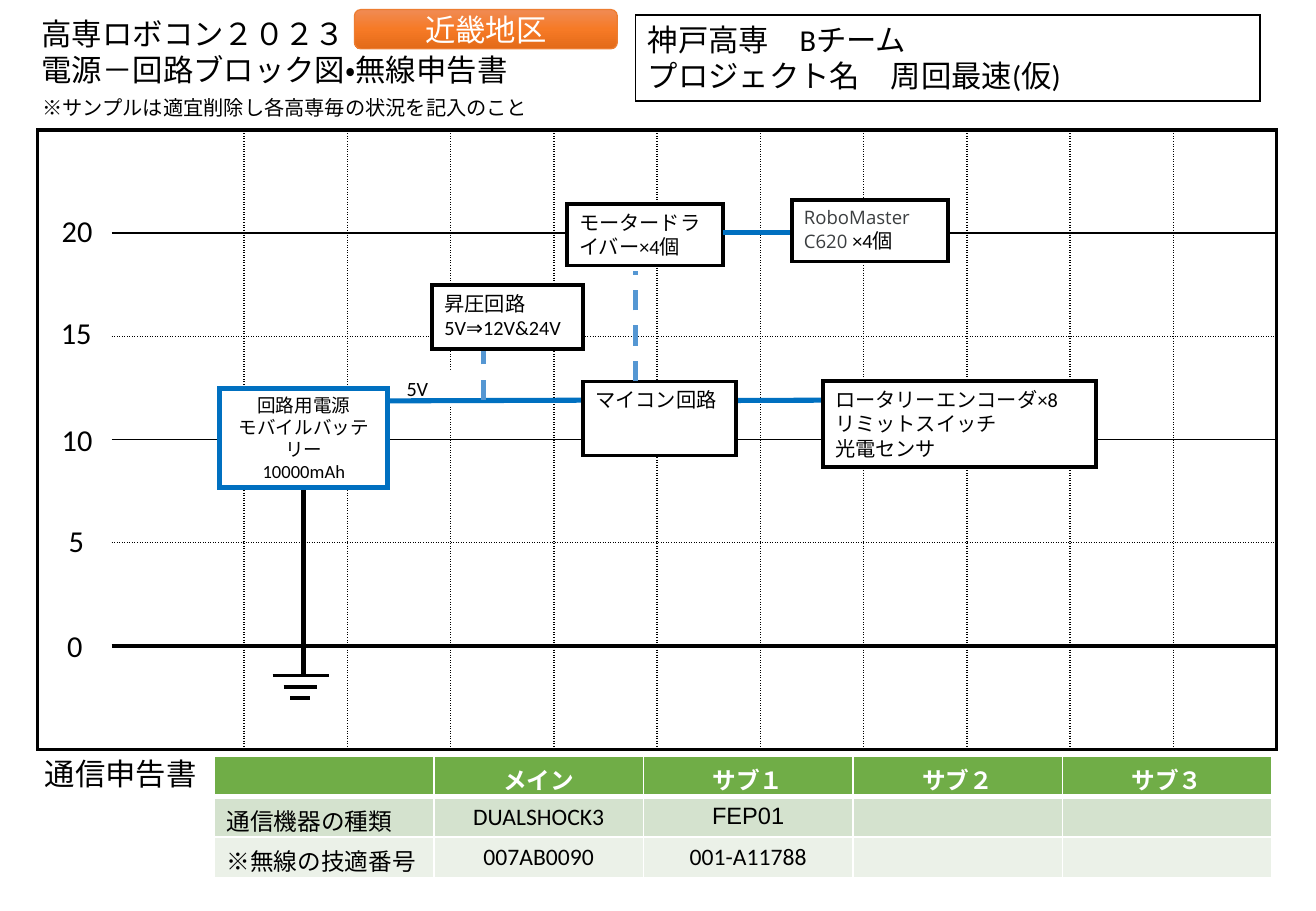
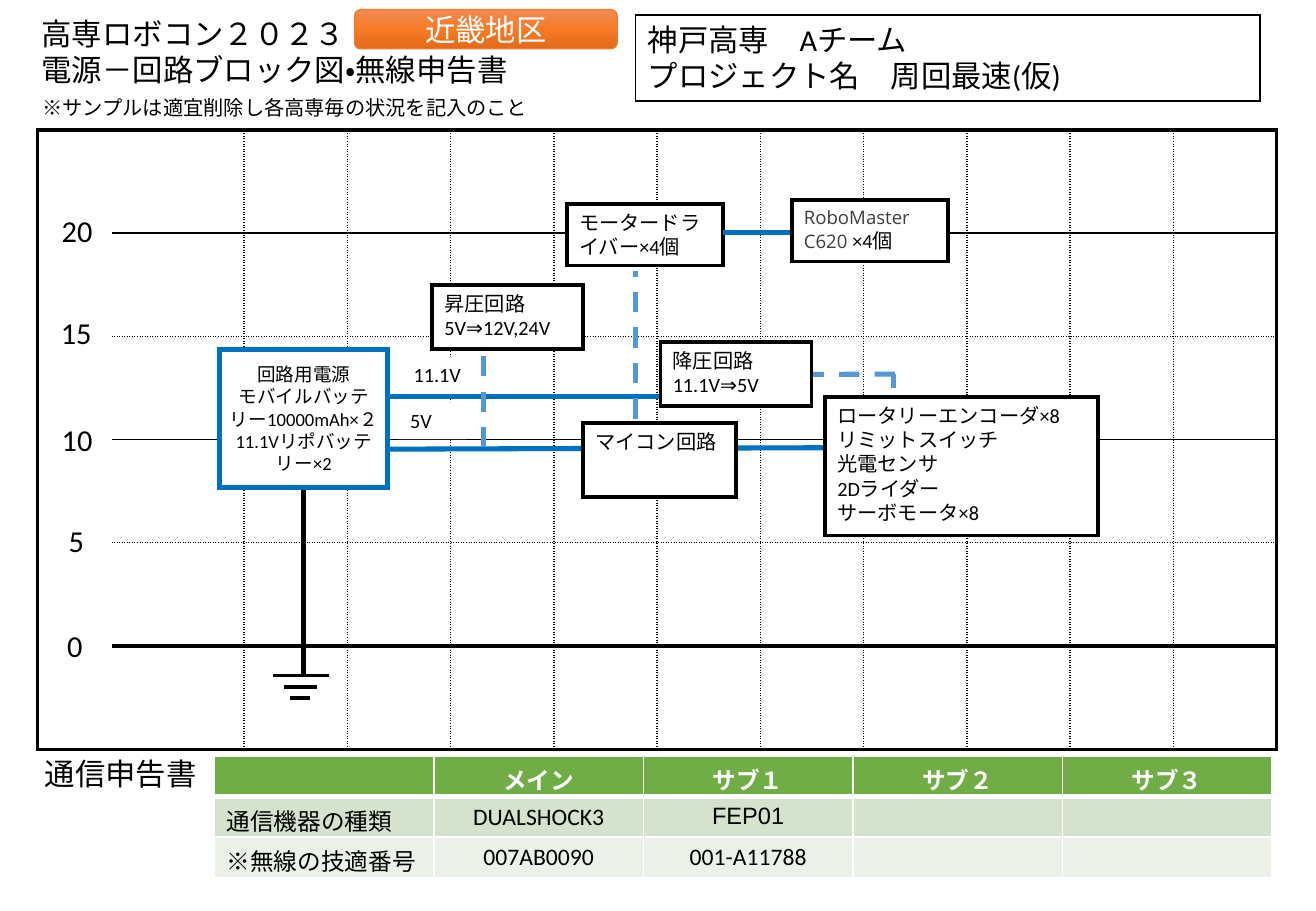
Before and after one commit to er-cat/2023honrobo-document, a slide deck: slide 2 of ６．【電源電位申告書】神戸高専AB.pptx. Drawn at 1316x911 pixels with LibreOffice and Linux fonts; fonts in the diff are those of the drawing. Boxes give left, top, right and bottom in pixels: in the first picture for what was removed or moved away, otherwise in the second. Text is boxed around its words. In the diff, an @@ line names an element or a change of style, - is before the commit and + after.

```diff
--- a/６．【電源電位申告書】神戸高専AB.pptx
+++ b/６．【電源電位申告書】神戸高専AB.pptx
@@ text in rectangle at (648, 25, 908, 54): text changed @@
-神戸高専 Bチーム
+神戸高専 Aチーム
@@ line moved from (636, 382) - (636, 271) to (636, 419) - (636, 271) @@
@@ text in rectangle at (444, 322, 550, 338): text changed @@
-5V⇒12V&24V
+5V⇒12V,24V
@@ line moved from (484, 400) - (484, 326) to (484, 447) - (484, 326) @@
@@ rectangle "回路用電源": place and size @@
-rectangle "回路用電源" at (220, 389, 388, 488)
+rectangle "回路用電源" at (220, 350, 388, 488)
@@ rectangle added at (401, 356, 484, 392), fill #FFFFFF, 12 pt, text #000000 @@
+11.1V
@@ rectangle added at (661, 341, 812, 406), fill #FFFFFF, outline #000000 2.25 pt, 12 pt, text #000000 @@
+降圧回路
+11.1V⇒5V
@@ text in rectangle at (230, 388, 378, 471): text changed @@
-モバイルバッテリー
-10000mAh
+モバイルバッテリー10000mAh×２
+11.1Vリポバッテリー×2
@@ line added from (896, 374) to (800, 374), #5698D3 3 pt dashed @@
@@ line added from (894, 423) to (894, 374), #5698D3 3 pt dashed @@
@@ line added from (358, 397) to (697, 397), #0070C0 3 pt @@
@@ rectangle "5V": place and size @@
-rectangle "5V" at (395, 369, 463, 406)
+rectangle "5V" at (399, 402, 467, 439)
@@ rectangle "ロータリーエンコーダ×8": place and size @@
-rectangle "ロータリーエンコーダ×8" at (823, 382, 1096, 468)
+rectangle "ロータリーエンコーダ×8" at (825, 397, 1098, 536)
@@ line moved from (367, 401) - (645, 400) to (367, 450) - (645, 448) @@
@@ rectangle "マイコン回路": place and size @@
-rectangle "マイコン回路" at (583, 382, 736, 456)
+rectangle "マイコン回路" at (583, 423, 736, 497)
@@ line moved from (604, 401) - (882, 400) to (660, 448) - (938, 447) @@
@@ text in rectangle at (837, 479, 979, 521): paragraphs added @@
+2Dライダー
+サーボモータ×8
```
Also in this commit, not shown: 1 other slide changed.
